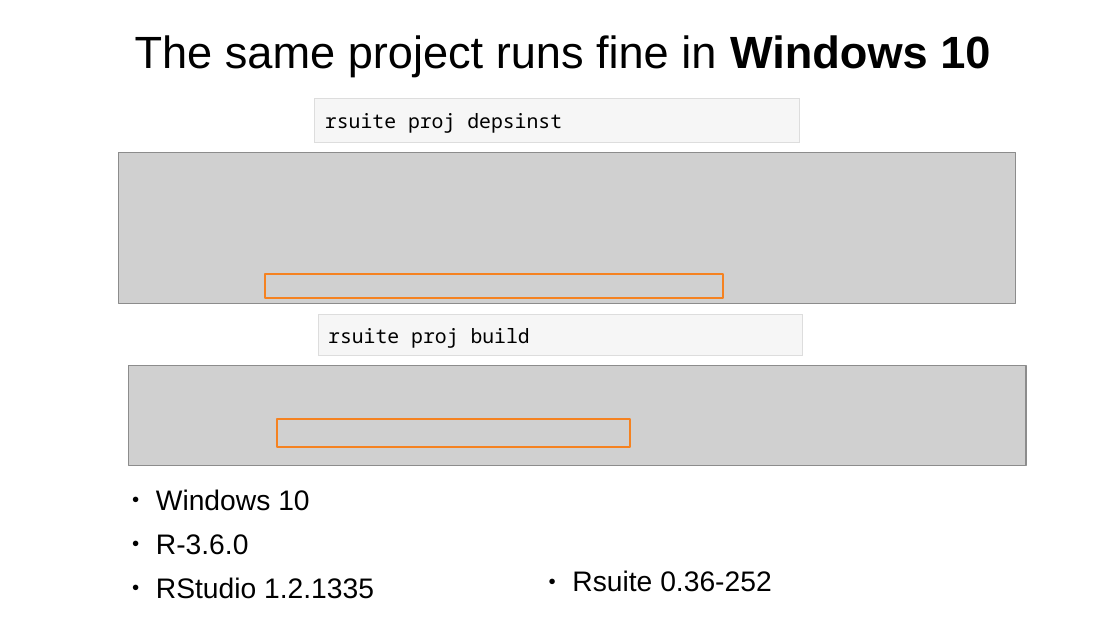
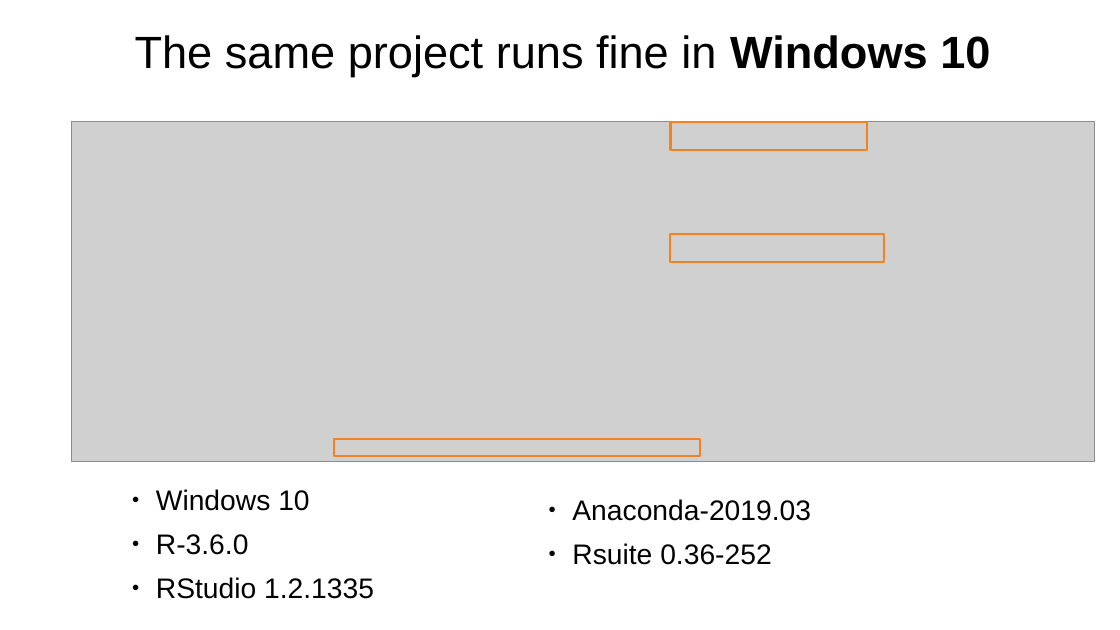
Before and after one commit to f0nzie/keras_and_shiny-tutorial, a slide deck: slide 9 of keras_shiny-rsuite_sysreqs_python_linux.odp. Drawn at 1120x630 pixels with LibreOffice and Linux fonts; fonts in the diff are those of the drawing; grey boxes stand for pictures. Boxes give left, top, right and bottom in pixels: in the first picture for what was removed or moved away, otherwise in the second. Text is boxed around its words. In the diff, an @@ line names an element or a change of style, - is before the commit and + after.

Commit message:
update Windows, Mac

```diff
--- a/keras_shiny-rsuite_sysreqs_python_linux.odp
+++ b/keras_shiny-rsuite_sysreqs_python_linux.odp
@@ rectangle removed at [315,99,800,142] @@
-rsuite proj depsinst
@@ picture: place and size @@
-picture at [119,152,1016,304]
+picture at [71,122,1095,461]
@@ rectangle added at [671,122,868,150], outline #F58220 1.45 pt @@
@@ rectangle added at [671,234,884,262], outline #F58220 1.45 pt @@
@@ rectangle removed at [265,274,724,298] @@
@@ rectangle removed at [318,315,803,356] @@
-rsuite proj build
@@ picture removed at [129,366,1026,465] @@
@@ rectangle: place and size @@
-rectangle at [276,419,630,447]
+rectangle at [334,439,700,456]
@@ text "Anaconda-2019.03": place and size @@
-text "Anaconda-2019.03" at [572,570,771,592]
+text "Anaconda-2019.03" at [572,499,811,565]
@@ text at [572,499,811,521]: paragraph added @@
+● Anaconda-2019.03
```
Also in this commit, not shown: 5 other slides changed.
